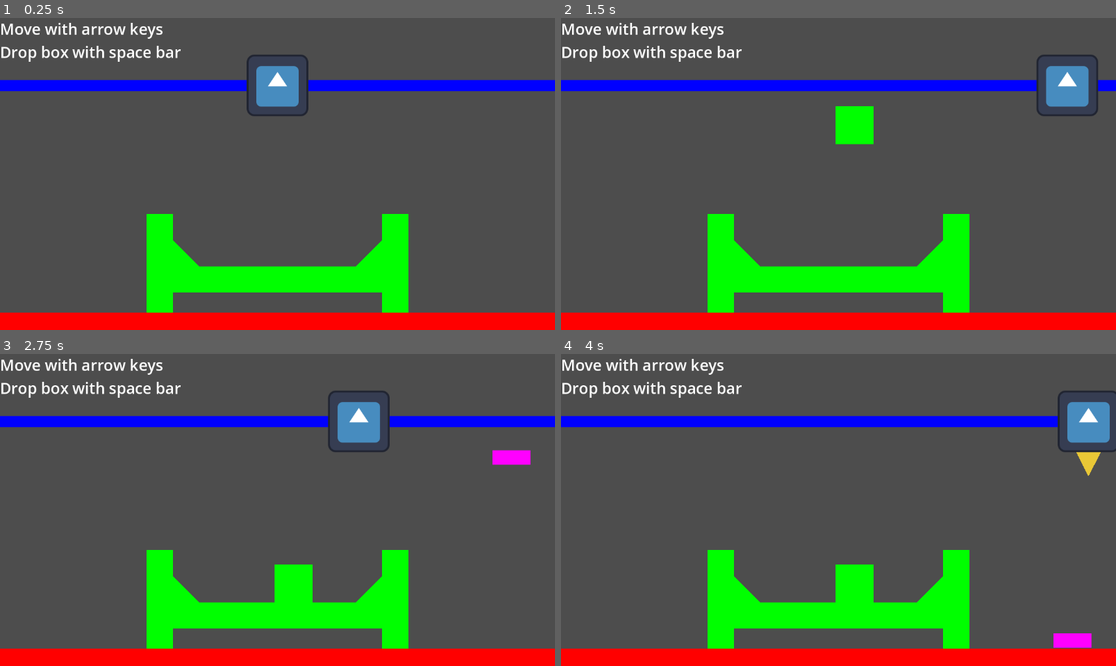
Above: before the commit, frames 1-4 (two rows, left to right).
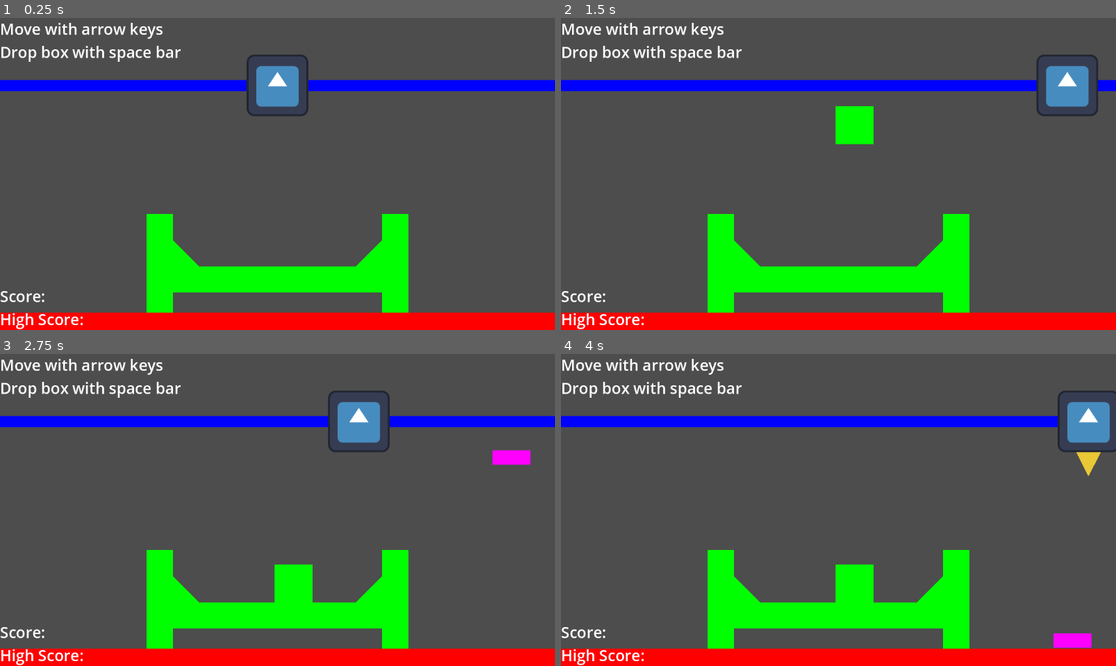
Above: after the commit, the same moments.

Repository: Bropi/StackingBoxes
Game: Godot game, scene res://src/main/main.tscn
Same seed, same stepped clock (60 frames per second), same inputs: the game is played once before the commit and once after it. The engine's default icon, where the game draws it, is replaced by a stand-in: a white triangle on a blue panel in a dark square.
Inputs:
- Up to frame 1 (0.25 s): no input
- Up to frame 2 (1.5 s): tap Enter at 0.5 s; hold D (move_right) from 0.53 s (still down); tap Space (drop_box) at 0.6, 1.35 s
- Up to frame 3 (2.75 s): release D (move_right) at 2.03 s; hold A (move_left) from 2.03 s (still down); tap Space (drop_box) at 2.1 s
- Up to frame 4 (4 s): release A (move_left) at 2.78 s; hold D (move_right) from 2.78 s (still down); tap Space (drop_box) at 2.85, 3.6 s

The runs differ from the first frame. In frame 1, 0.4% of the frame differs, in the area x 0-16%, y 87-100%; in frame 2, 0.4%; in frame 3, 0.4%; in frame 4, 0.4%.

Commit message:
scene switcher fixed
shorter and simpler function code, in main: call_deferred(func) to give the engine time to add children

Diff:
--- a/src/levels/level.tscn
+++ b/src/levels/level.tscn
@@ -81,6 +81,17 @@
 Drop box with space bar
 "
 
+[node name="ScoreLabel" type="Label" parent="CanvasLayer"]
+anchors_preset = 2
+anchor_top = 1.0
+anchor_bottom = 1.0
+offset_top = -45.0
+offset_right = 102.0
+grow_vertical = 0
+theme_override_font_sizes/font_size = 32
+text = "Score:
+High Score:"
+
 [node name="Hitmarker" type="ColorRect" parent="CanvasLayer"]
 visible = false
 anchors_preset = 15
--- a/src/main/mainV2.gd
+++ b/src/main/mainV2.gd
@@ -1,7 +1,7 @@
 extends Node2D
 
 func _ready() -> void:
-	start_game()
+	call_deferred("start_game")
 
 #this function is triggered by a signal in mainV2.gd
 func _on_level_reload_scene() -> void:
